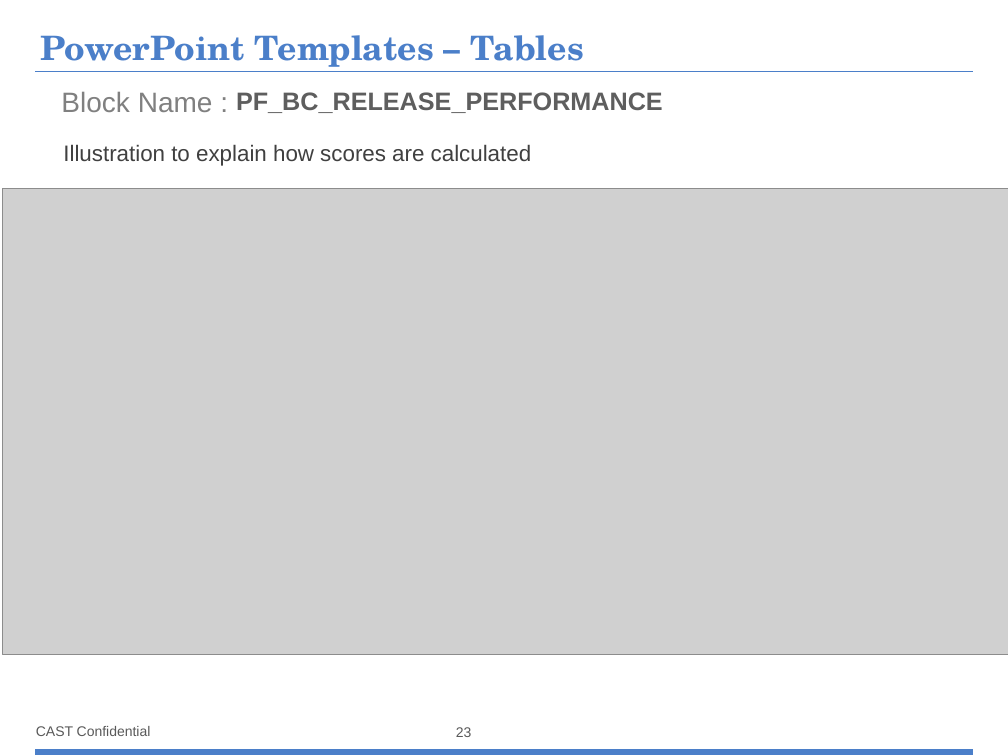
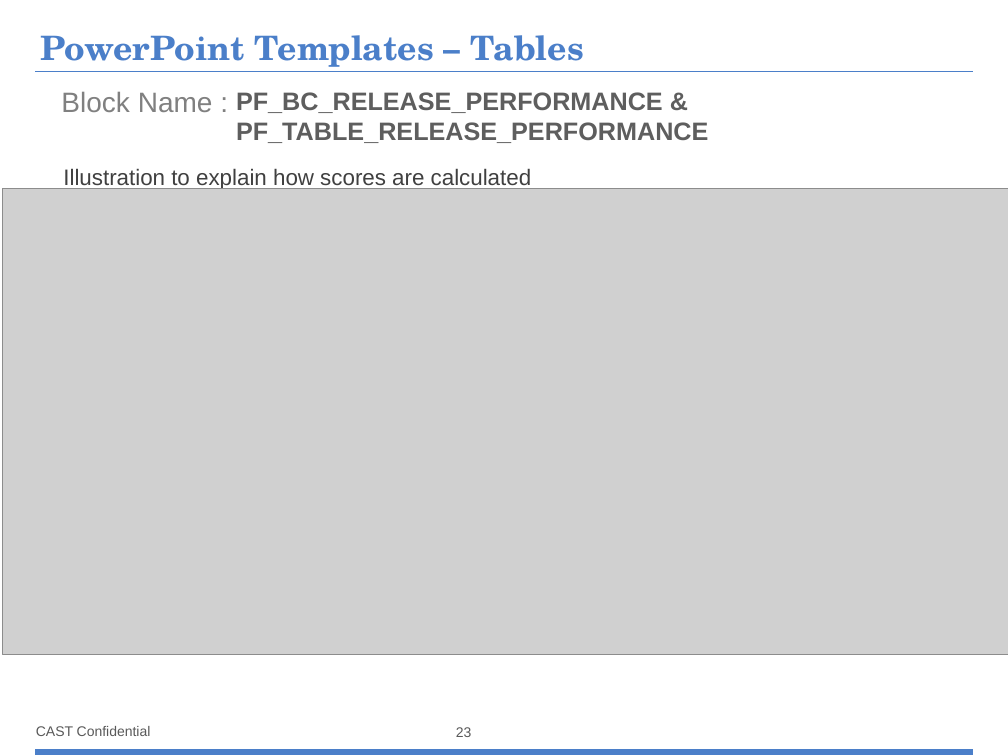
Before and after one commit to CAST-projects/CAST-ReportGenerator, a slide deck: slide 23 of CastReporting.Reporting.Core/Templates/Portfolio/Portfolio component library/1- Portfolio-Powerpoint-components-library.pptx. Drawn at 1008x756 pixels with LibreOffice and Linux fonts; fonts in the diff are those of the drawing; grey boxes stand for pictures; background and template pictures are left out. Boxes give left, top, right and bottom in pixels: in the first picture for what was removed or moved away, otherwise in the second. Text is boxed around its words. In the diff, an @@ line names an element or a change of style, - is before the commit and + after.

Commit message:
REPORTGEN-163: update library templates

```diff
--- a/CastReporting.Reporting.Core/Templates/Portfolio/Portfolio component library/1- Portfolio-Powerpoint-components-library.pptx
+++ b/CastReporting.Reporting.Core/Templates/Portfolio/Portfolio component library/1- Portfolio-Powerpoint-components-library.pptx
@@ text at [236, 92, 708, 143]: text changed @@
-PF_BC_RELEASE_PERFORMANCE
+PF_BC_RELEASE_PERFORMANCE & PF_TABLE_RELEASE_PERFORMANCE
@@ text "Illustration to explain how scores ...": place and size @@
-text "Illustration to explain how scores ..." at [63, 144, 532, 166]
+text "Illustration to explain how scores ..." at [63, 168, 532, 190]
```
Also in this commit, not shown: 1 slide added, 1 other file.
